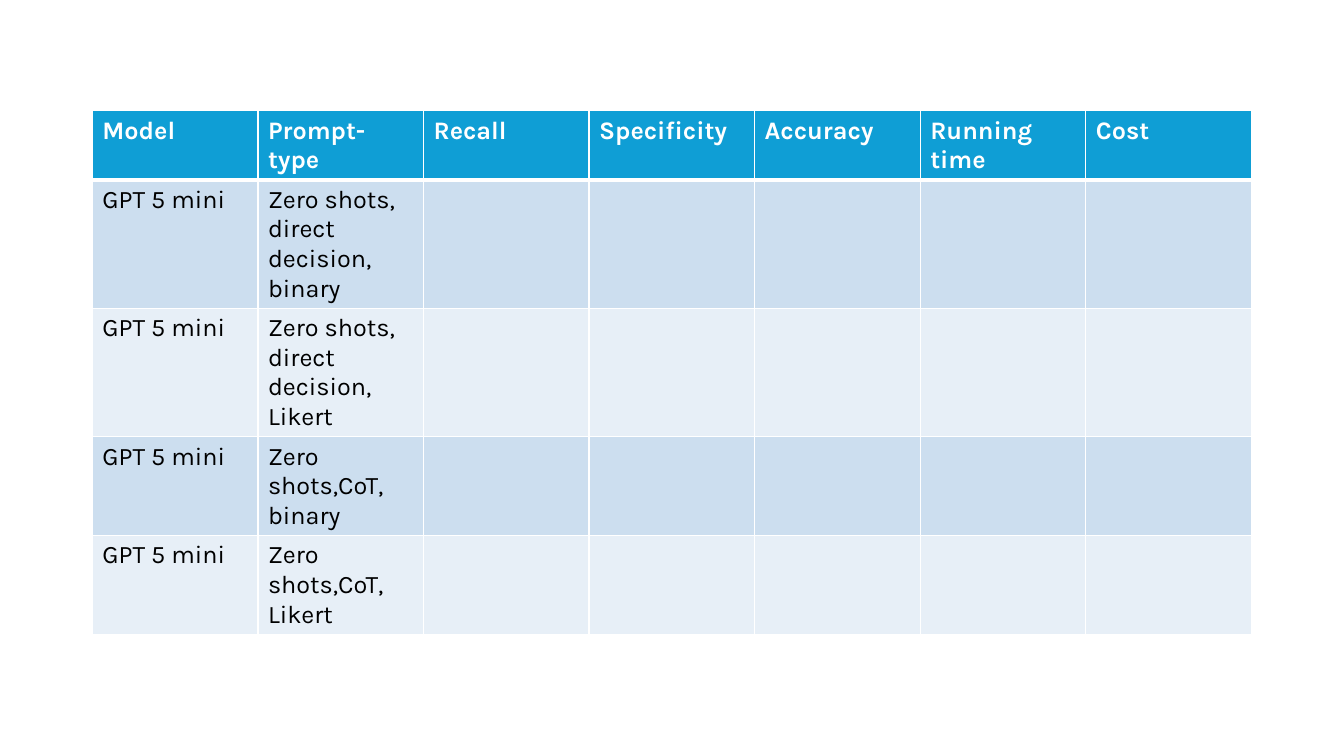
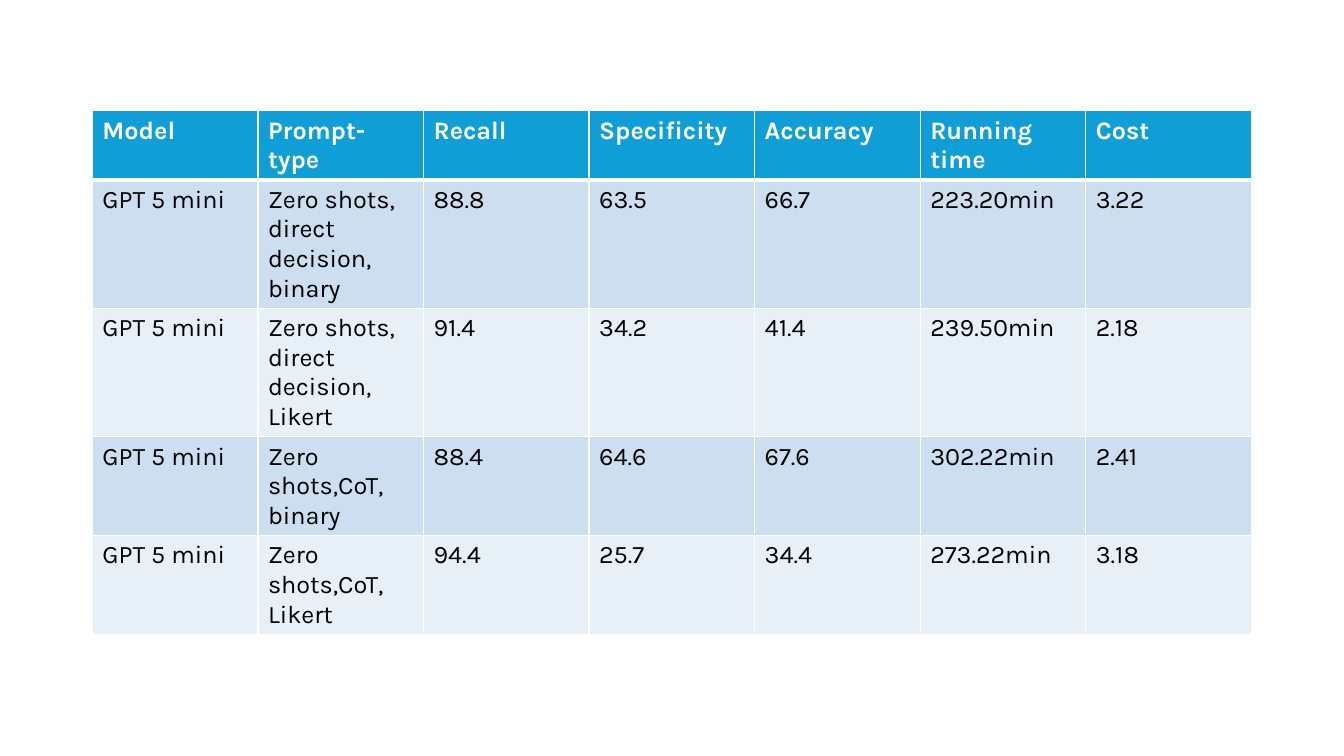
Before and after one commit to KayChansiri/AI-assisted-review-, a slide deck: slide 32 of Final_workflow.pptx. Drawn at 1344x756 pixels with LibreOffice and Linux fonts; fonts in the diff are those of the drawing. Boxes give left, top, right and bottom in pixels: in the first picture for what was removed or moved away, otherwise in the second. Text is boxed around its words. In the diff, an @@ line names an element or a change of style, - is before the commit and + after.

```diff
--- a/Final_workflow.pptx
+++ b/Final_workflow.pptx
@@ table at box(93, 111, 1250, 645) @@
-row 2: GPT 5 mini | Zero shots, direct decision, binary |  |  |  |  | 
+row 2: GPT 5 mini | Zero shots, direct decision, binary | 88.8 | 63.5 | 66.7 | 223.20min | 3.22
-row 3: GPT 5 mini | Zero shots, direct decision, Likert |  |  |  |  | 
+row 3: GPT 5 mini | Zero shots, direct decision, Likert | 91.4 | 34.2 | 41.4 | 239.50min | 2.18
-row 4: GPT 5 mini | Zero shots,CoT, binary |  |  |  |  | 
+row 4: GPT 5 mini | Zero shots,CoT, binary | 88.4 | 64.6 | 67.6 | 302.22min | 2.41
-row 5: GPT 5 mini | Zero shots,CoT, Likert |  |  |  |  | 
+row 5: GPT 5 mini | Zero shots,CoT, Likert | 94.4 | 25.7 | 34.4 | 273.22min | 3.18
```
Also in this commit, not shown: 2 other slides changed, 26 other files.
